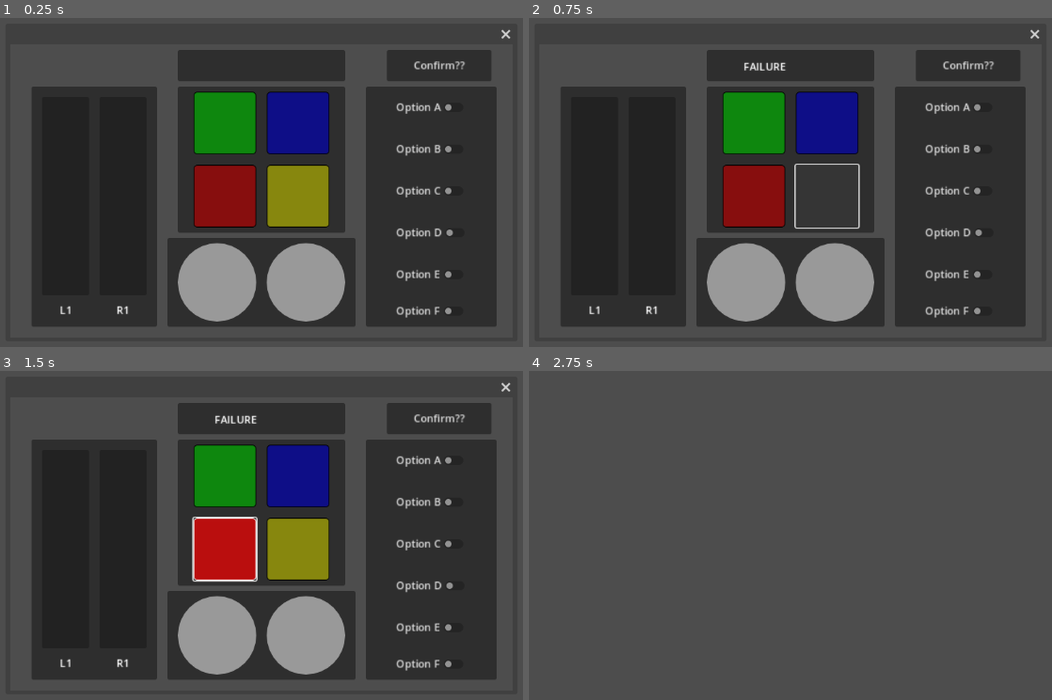
Above: before the commit, frames 1-4 (two rows, left to right).
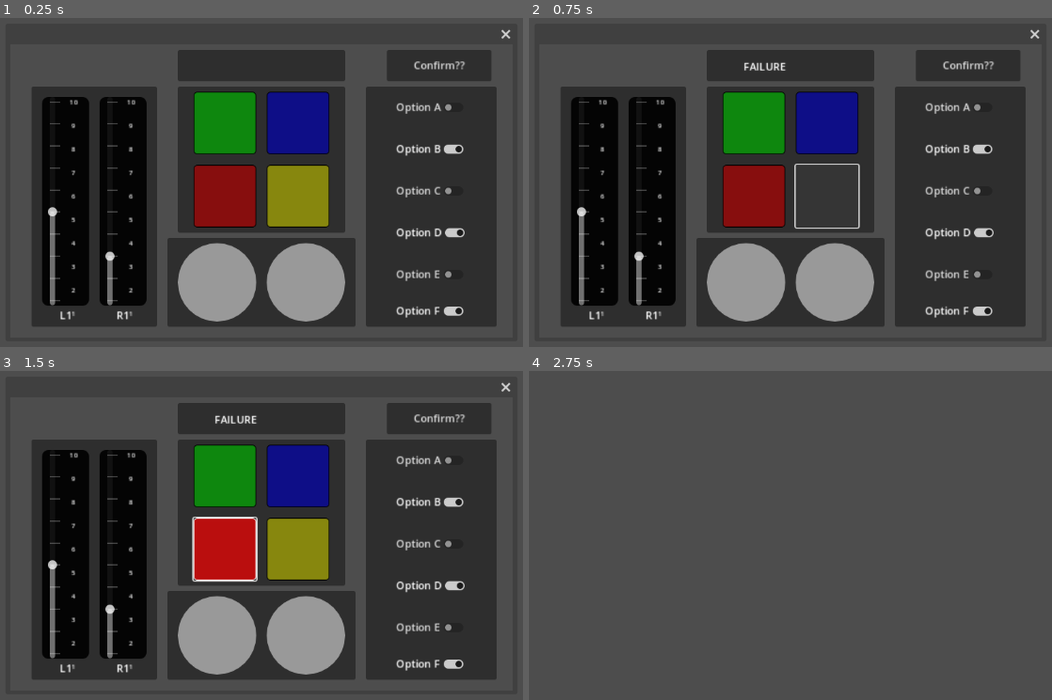
Above: after the commit, the same moments.

Repository: andrewpressman/Operation-OS
Game: Godot game, scene res://Tasks/Buttons.tscn
Same seed, same stepped clock (60 frames per second), same inputs: the game is played once before the commit and once after it. This scene is started directly instead of the project's main scene.
Inputs (mouse positions are in pixels of both pictures, inside the frame that each line leads up to):
- Up to frame 1 (0.25 s): no input
- Up to frame 2 (0.75 s): click (827, 195) at 0.5 s
- Up to frame 3 (1.5 s): click (224, 548) at 1.25 s
- Up to frame 4 (2.75 s): tap Enter at 2 s

The runs differ from the first frame. In frame 1, 11% of the frame differs, in the area x 8-89%, y 24-92%; in frame 2, 11%; in frame 3, 11%; in frame 4, nothing differs.

Commit message:
Added code to set and save Button panel values

Diff:
--- a/Tasks/Buttons.gd
+++ b/Tasks/Buttons.gd
@@ -2,11 +2,14 @@
 #768, 448
 
 var PressedButton : int
+var TargetWindow : int
 var TargetButton : int
 
 # Called when the node enters the scene tree for the first time.
 func _ready():
 	SetTarget()
+	SetLevers(true)
+	SetSwitchBoard(true)
 
 #close the window
 func Kill():
@@ -15,9 +18,57 @@
 #Gets which button needs to be pressed
 func SetTarget():
 	if !GlobalObj.ObjectiveComplete:
-		TargetButton = GlobalObj.TargetButton
+		TargetWindow = GlobalObj.TargetButton
+		match TargetWindow:
+			1:
+				#Press 1 of 4 buttons
+				TargetButton = randi_range(1,4)
+			2:
+				#UpdateL1
+				pass
+			3:
+				#UpdateR1
+				pass
+			4:
+				pass
 	else:
-		TargetButton = 5
+		TargetWindow = 5
+
+func SetSwitchBoard(input : bool):
+	if input:
+		if GlobalObj.SwitchBoard[0] == 1: $Switches/Switch1.button_pressed = true
+		else: $Switches/Switch1.button_pressed = false
+		if GlobalObj.SwitchBoard[1] == 1: $Switches/Switch2.button_pressed = true
+		else: $Switches/Switch2.button_pressed = false
+		if GlobalObj.SwitchBoard[2] == 1: $Switches/Switch3.button_pressed = true
+		else: $Switches/Switch3.button_pressed = false
+		if GlobalObj.SwitchBoard[3] == 1: $Switches/Switch4.button_pressed = true
+		else: $Switches/Switch4.button_pressed = false
+		if GlobalObj.SwitchBoard[4] == 1: $Switches/Switch5.button_pressed = true
+		else: $Switches/Switch5.button_pressed = false
+		if GlobalObj.SwitchBoard[5] == 1: $Switches/Switch6.button_pressed = true
+		else: $Switches/Switch6.button_pressed = false
+	else:
+		if $Switches/Switch1.button_pressed: GlobalObj.SwitchBoard[1] = 1
+		else: GlobalObj.SwitchBoard[0] = 0
+		if $Switches/Switch2.button_pressed: GlobalObj.SwitchBoard[2] = 1
+		else: GlobalObj.SwitchBoard[1] = 0
+		if $Switches/Switch3.button_pressed: GlobalObj.SwitchBoard[3] = 1
+		else: GlobalObj.SwitchBoard[2] = 0
+		if $Switches/Switch4.button_pressed: GlobalObj.SwitchBoard[4] = 1
+		else: GlobalObj.SwitchBoard[3] = 0
+		if $Switches/Switch5.button_pressed: GlobalObj.SwitchBoard[5] = 1
+		else: GlobalObj.SwitchBoard[4] = 0
+		if $Switches/Switch6.button_pressed: GlobalObj.SwitchBoard[6] = 1
+		else: GlobalObj.SwitchBoard[5] = 0
+
+func SetLevers(input : bool):
+	if input:
+		$Levers/Slider1/VSlider.set_value(GlobalObj.LeversL1 * 10)
+		$Levers/Slider2/VSlider.set_value(GlobalObj.LeversR1 * 10)
+	else:
+		GlobalObj.LeversL1 = $Levers/Slider1/VSlider.value / 10
+		GlobalObj.LeversR1 = $Levers/Slider1/VSlider.value / 10
 
 #Sends a success when correct button is complete, fail when incorrect
 func MatchButton():
@@ -53,4 +104,12 @@
 	PressedButton = 4
 	MatchButton()
 
-#175
+# 1 in 4 to pick which module
+# if Buttons pick button
+# if Levers, random 1 - 10 for L1 and R1
+# if switches random 1 - 6 (keep values static)
+
+# L1 1 - 10
+# R1 1 - 10
+# R G B Y buttons
+# Switch 1 - 6
--- a/Tasks/Buttons.tscn
+++ b/Tasks/Buttons.tscn
@@ -55,6 +55,13 @@
 corner_radius_bottom_right = 5
 corner_radius_bottom_left = 5
 
+[sub_resource type="StyleBoxFlat" id="StyleBoxFlat_7isnw"]
+bg_color = Color(0.0177324, 0.0177324, 0.0177324, 1)
+corner_radius_top_left = 10
+corner_radius_top_right = 10
+corner_radius_bottom_right = 10
+corner_radius_bottom_left = 10
+
 [sub_resource type="StyleBoxFlat" id="StyleBoxFlat_s0c3u"]
 corner_radius_top_left = 60
 corner_radius_top_right = 60
@@ -82,6 +89,7 @@
 offset_bottom = 288.0
 
 [node name="Yellow" type="Button" parent="Buttons"]
+layout_mode = 0
 offset_left = 136.0
 offset_top = 120.0
 offset_right = 232.0
@@ -89,6 +97,7 @@
 theme_override_styles/normal = SubResource("StyleBoxFlat_65n1i")
 
 [node name="Red" type="Button" parent="Buttons"]
+layout_mode = 0
 offset_left = 24.0
 offset_top = 120.0
 offset_right = 120.0
@@ -97,6 +106,7 @@
 theme_override_styles/normal = ExtResource("2_gfsxd")
 
 [node name="Blue" type="Button" parent="Buttons"]
+layout_mode = 0
 offset_left = 136.0
 offset_top = 8.0
 offset_right = 232.0
@@ -104,6 +114,7 @@
 theme_override_styles/normal = SubResource("StyleBoxFlat_qow8u")
 
 [node name="Green" type="Button" parent="Buttons"]
+layout_mode = 0
 offset_left = 24.0
 offset_top = 8.0
 offset_right = 120.0
@@ -135,26 +146,102 @@
 offset_right = 224.0
 offset_bottom = 432.0
 
-[node name="Panel" type="Panel" parent="Levers"]
+[node name="Slider1" type="Panel" parent="Levers"]
 layout_mode = 0
 offset_left = 16.0
 offset_top = 16.0
 offset_right = 88.0
+offset_bottom = 336.0
+theme_override_styles/panel = SubResource("StyleBoxFlat_7isnw")
+
+[node name="VSlider" type="VSlider" parent="Levers/Slider1"]
+layout_mode = 0
+offset_right = 32.0
 offset_bottom = 320.0
-
-[node name="Panel2" type="Panel" parent="Levers"]
+min_value = 10.0
+step = 10.0
+value = 10.0
+tick_count = 10
+ticks_on_borders = true
+
+[node name="Label" type="Label" parent="Levers/Slider1"]
+layout_mode = 0
+offset_left = 32.0
+offset_right = 64.0
+offset_bottom = 320.0
+theme_override_font_sizes/font_size = 10
+text = "10
+
+9
+
+8
+
+7
+
+6
+
+5
+
+4
+
+3
+
+2
+
+1"
+horizontal_alignment = 1
+
+[node name="Slider2" type="Panel" parent="Levers"]
 layout_mode = 0
 offset_left = 104.0
 offset_top = 16.0
 offset_right = 176.0
+offset_bottom = 336.0
+theme_override_styles/panel = SubResource("StyleBoxFlat_7isnw")
+
+[node name="VSlider" type="VSlider" parent="Levers/Slider2"]
+layout_mode = 0
+offset_right = 32.0
 offset_bottom = 320.0
+min_value = 10.0
+step = 10.0
+value = 10.0
+tick_count = 10
+ticks_on_borders = true
+
+[node name="Label" type="Label" parent="Levers/Slider2"]
+layout_mode = 0
+offset_left = 32.0
+offset_right = 64.0
+offset_bottom = 320.0
+theme_override_font_sizes/font_size = 10
+text = "10
+
+9
+
+8
+
+7
+
+6
+
+5
+
+4
+
+3
+
+2
+
+1"
+horizontal_alignment = 1
 
 [node name="Label" type="Label" parent="Levers"]
 layout_mode = 0
 offset_left = 16.0
-offset_top = 328.0
+offset_top = 336.0
 offset_right = 88.0
-offset_bottom = 359.0
+offset_bottom = 367.0
 text = "L1"
 horizontal_alignment = 1
 vertical_alignment = 1
@@ -162,9 +249,9 @@
 [node name="Label2" type="Label" parent="Levers"]
 layout_mode = 0
 offset_left = 104.0
-offset_top = 328.0
+offset_top = 336.0
 offset_right = 176.0
-offset_bottom = 359.0
+offset_bottom = 367.0
 text = "R1"
 horizontal_alignment = 1
 vertical_alignment = 1
@@ -197,7 +284,7 @@
 offset_right = 744.0
 offset_bottom = 432.0
 
-[node name="CheckBox1" type="CheckButton" parent="Switches"]
+[node name="Switch1" type="CheckButton" parent="Switches"]
 layout_mode = 0
 offset_left = 40.0
 offset_top = 16.0
@@ -205,7 +292,7 @@
 offset_bottom = 47.0
 text = "Option A"
 
-[node name="CheckBox2" type="CheckButton" parent="Switches"]
+[node name="Switch2" type="CheckButton" parent="Switches"]
 layout_mode = 0
 offset_left = 40.0
 offset_top = 80.0
@@ -213,7 +300,7 @@
 offset_bottom = 111.0
 text = "Option B"
 
-[node name="CheckBox3" type="CheckButton" parent="Switches"]
+[node name="Switch3" type="CheckButton" parent="Switches"]
 layout_mode = 0
 offset_left = 40.0
 offset_top = 144.0
@@ -221,7 +308,7 @@
 offset_bottom = 175.0
 text = "Option C"
 
-[node name="CheckBox4" type="CheckButton" parent="Switches"]
+[node name="Switch4" type="CheckButton" parent="Switches"]
 layout_mode = 0
 offset_left = 40.0
 offset_top = 208.0
@@ -229,7 +316,7 @@
 offset_bottom = 239.0
 text = "Option D"
 
-[node name="CheckBox5" type="CheckButton" parent="Switches"]
+[node name="Switch5" type="CheckButton" parent="Switches"]
 layout_mode = 0
 offset_left = 40.0
 offset_top = 272.0
@@ -237,7 +324,7 @@
 offset_bottom = 303.0
 text = "Option E"
 
-[node name="CheckBox6" type="CheckButton" parent="Switches"]
+[node name="Switch6" type="CheckButton" parent="Switches"]
 layout_mode = 0
 offset_left = 40.0
 offset_top = 328.0
@@ -245,7 +332,7 @@
 offset_bottom = 359.0
 text = "Option F"
 
-[connection signal="close_requested" from="." to="." method="Kill"]
+[connection signal="pressed" from="Confirm" to="." method="Show"]
 [connection signal="pressed" from="Buttons/Yellow" to="." method="GreenButton"]
 [connection signal="pressed" from="Buttons/Red" to="." method="RedButton"]
 [connection signal="pressed" from="Buttons/Blue" to="." method="BlueButton"]
--- a/Work/WorkController.gd
+++ b/Work/WorkController.gd
@@ -73,7 +73,7 @@
 		1:
 			Objective = Objective + "Input number " + str(GlobalObj.NumberpadNum)
 		2:
-			Objective = Objective + "Press button " + GlobalObj.ButtonText
+			Objective = Objective + "Do button Panel"
 		3:
 			Objective = Objective + "Transfer Files from: " + GlobalObj.FileSourceText + " to " + GlobalObj.FileTargetText
 		4:
--- a/global_Objectives.gd
+++ b/global_Objectives.gd
@@ -12,21 +12,15 @@
 
 
 var TargetButton : int
-var ButtonText : String
+var LeversL1 : float = 5
+var LeversR1 : float = 3
+var SwitchBoard = [0,1,0,1,0,1]
 func GetRandomButton():
 	GlobalVar.CurrentObj = 2
 	ObjectiveComplete = false
 	var random_number = randi_range(1,4)
 	TargetButton = random_number
-	match random_number:
-		1:
-			ButtonText = "Red"
-		2:
-			ButtonText = "Blue"
-		3:
-			ButtonText = "Green"
-		4:
-			ButtonText = "Yellow"
+
 
 var FileTransfered : bool
 var FileSource : int
Not shown: 1 places in Tasks/Buttons.tscn that only renumber resources
